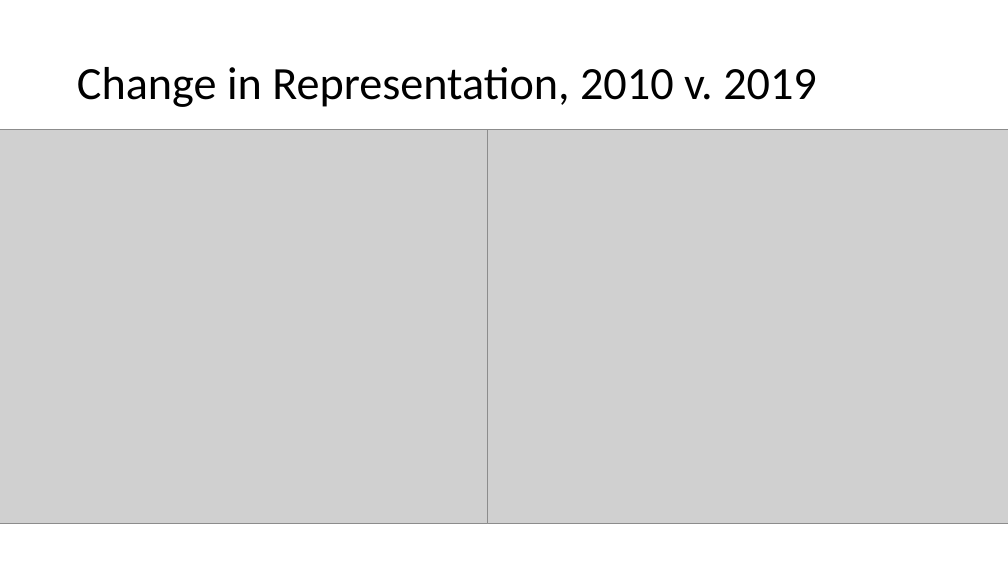
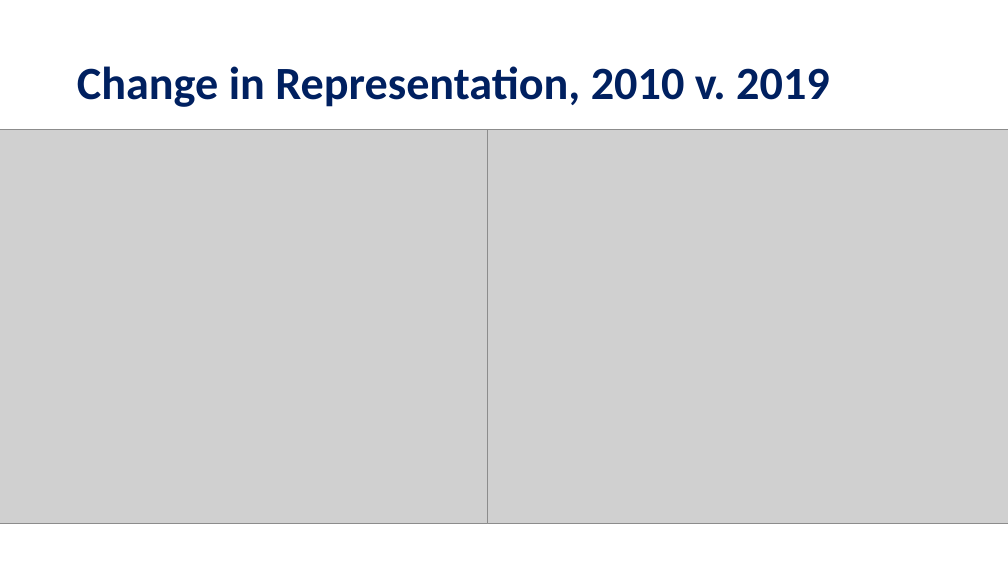
Before and after one commit to chinnamanaidu/project_rutgers, a slide deck: slide 6 of Presentation-v2.pptx. Drawn at 1008x567 pixels with LibreOffice and Linux fonts; fonts in the diff are those of the drawing; grey boxes stand for pictures. Boxes give left, top, right and bottom in pixels: in the first picture for what was removed or moved away, otherwise in the second. Text is boxed around its words. In the diff, an @@ line names an element or a change of style, - is before the commit and + after.

```diff
--- a/Presentation-v2.pptx
+++ b/Presentation-v2.pptx
@@ title "Change in Representation, 2010 v. ..." at [77, 66, 830, 107]: text colour #000000 to #002060, bold on @@
```
Also in this commit, not shown: 4 other slides changed, 1 slide added, 1 slide removed, 18 other files.
